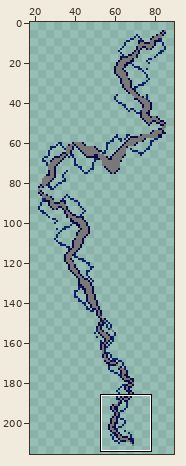
Two versions of one pixel-art file, Assets/Sprites/lightning.aseprite. Above: a wide view before the commit, with the close-up outlined.
Close-up. Before the edit:
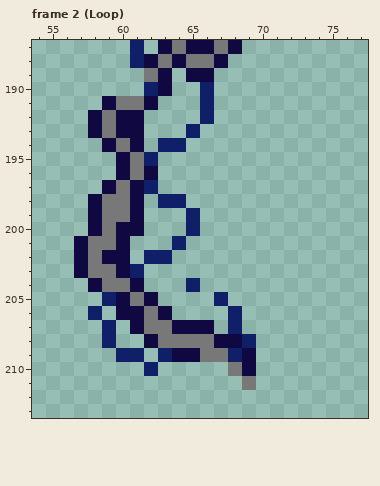
110x254 pixels, 3 frames. Shown: frame 2 (Loop): x 54..77, y 187..213. The wide view leaves out empty margins. The commit also changed other frames or places, which this record leaves out.
The same view after the edit:
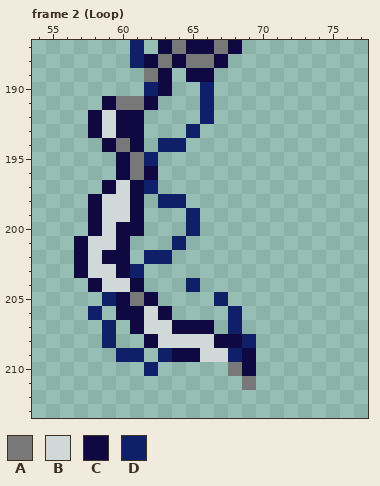
Palette (. is transparent): A #787878  B #d0d8d8  C #100840  D #102068
From old to new:
Changed rows in their new state; - is an unchanged pixel.
Frame 2 (Loop):
first column x 59:
192 B
193 B
first column x 58:
197 --B-------
198 -BB-------
199 -BB-------
200 -B--------
201 BB--------
202 B---------
203 BB--------
204 -BB-------
206 ----B-----
207 ----BB----
208 -----BBBB-
209 --------BB
